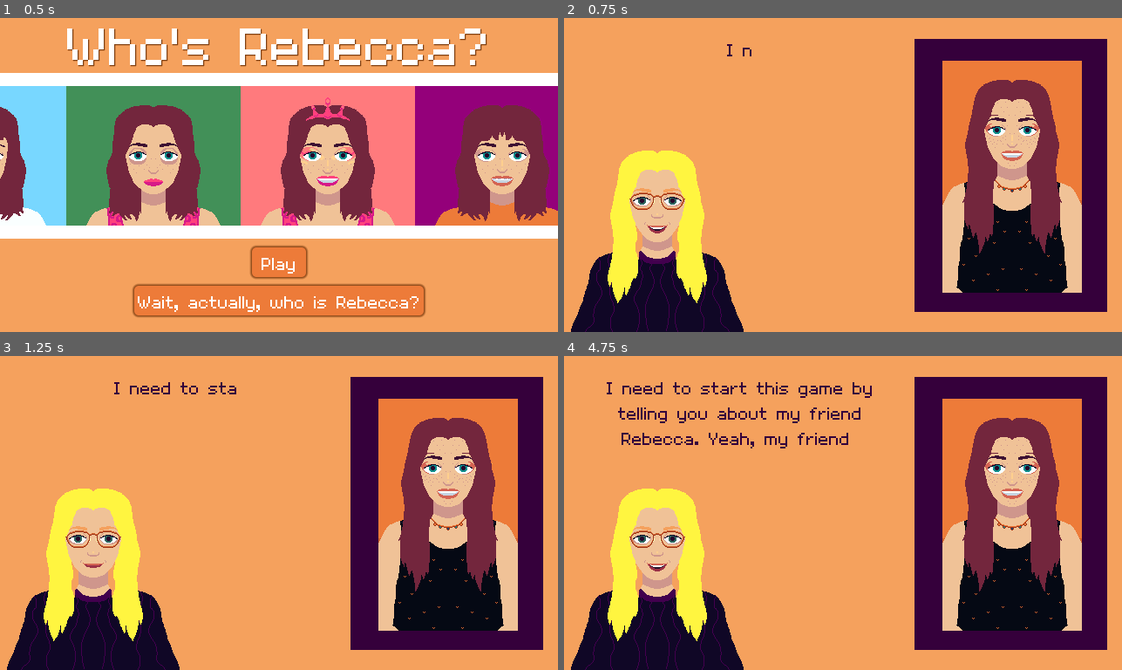
Above: before the commit, frames 1-4 (two rows, left to right).
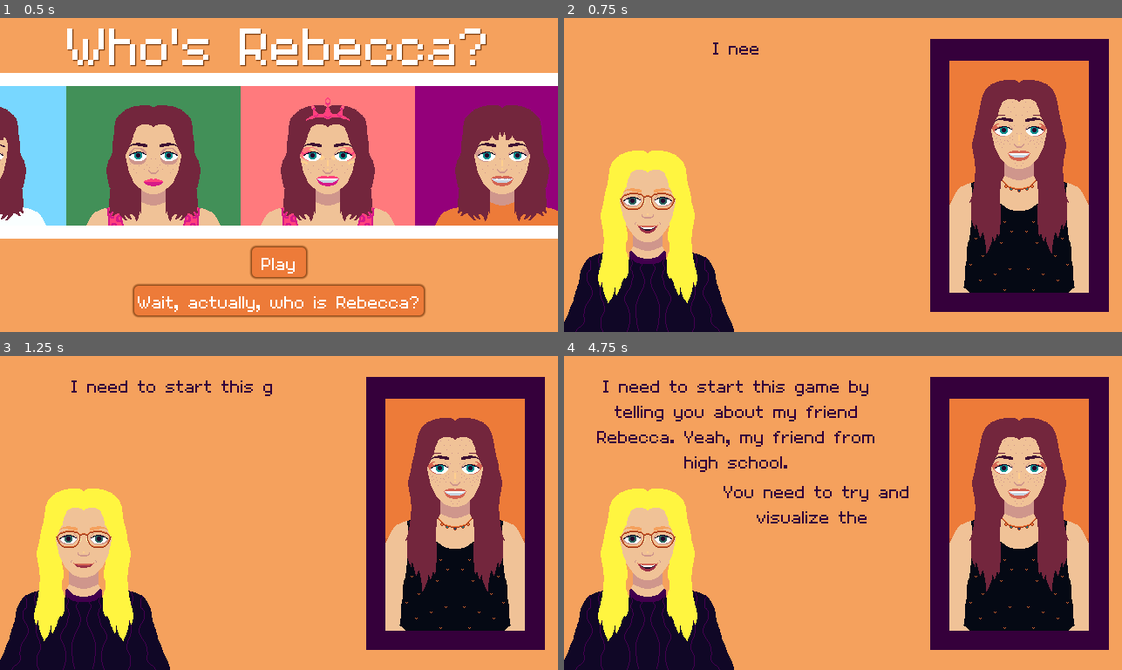
Above: after the commit, the same moments.

Repository: jadicodes/whos-rebecca
Game: Godot game, scene res://main/main.tscn
Two runs of this game, one before a commit and one after it. Both use one fixed random seed, a clock stepped at 60 frames per second and the inputs below.
Inputs:
- Up to frame 1 (0.5 s): no input
- Up to frame 2 (0.75 s): click "Play" at 0.5 s
- Up to frame 3 (1.25 s): no input
- Up to frame 4 (4.75 s): no input

Frame 1 is identical in both runs. In frame 2, 14% of the frame differs, in the area x 0-98%, y 6-100%; in frame 3, 14%; in frame 4, 17%.

Commit message:
Reformat notebook

Diff:
--- a/project/character_select/character_select.tscn
+++ b/project/character_select/character_select.tscn
@@ -10,7 +10,7 @@
 
 [sub_resource type="Animation" id="Animation_ur1bu"]
 resource_name = "text1"
-length = 5.0
+length = 3.0
 tracks/0/type = "value"
 tracks/0/imported = false
 tracks/0/enabled = true
@@ -18,7 +18,7 @@
 tracks/0/interp = 1
 tracks/0/loop_wrap = true
 tracks/0/keys = {
-"times": PackedFloat32Array(0, 5),
+"times": PackedFloat32Array(0, 3),
 "transitions": PackedFloat32Array(1, 1),
 "update": 0,
 "values": [0.0, 1.0]
@@ -47,7 +47,7 @@
 
 [sub_resource type="Animation" id="Animation_g3f5k"]
 resource_name = "text2"
-length = 3.0
+length = 3.5
 tracks/0/type = "value"
 tracks/0/imported = false
 tracks/0/enabled = true
@@ -55,7 +55,7 @@
 tracks/0/interp = 1
 tracks/0/loop_wrap = true
 tracks/0/keys = {
-"times": PackedFloat32Array(0, 3),
+"times": PackedFloat32Array(0, 3.5),
 "transitions": PackedFloat32Array(1, 1),
 "update": 0,
 "values": [0.0, 1.0]
@@ -144,10 +144,10 @@
 anchors_preset = 5
 anchor_left = 0.5
 anchor_right = 0.5
-offset_left = -295.0
-offset_top = 22.0
-offset_right = 59.0
-offset_bottom = 135.0
+offset_left = -299.0
+offset_top = 20.0
+offset_right = 55.0
+offset_bottom = 133.0
 grow_horizontal = 2
 theme_override_colors/font_color = Color(0.207843, 0, 0.231373, 1)
 theme_override_font_sizes/font_size = 32
@@ -162,14 +162,14 @@
 anchors_preset = 5
 anchor_left = 0.5
 anchor_right = 0.5
-offset_left = -159.0
-offset_top = 212.0
-offset_right = 81.0
-offset_bottom = 325.0
+offset_left = -150.0
+offset_top = 141.0
+offset_right = 90.0
+offset_bottom = 312.0
 grow_horizontal = 2
 theme_override_colors/font_color = Color(0.207843, 0, 0.231373, 1)
 theme_override_font_sizes/font_size = 32
-text = "There was this one time that she..."
+text = "You need to try and visualize the Rebecca that I'm talking about. It's the only way the story makes sense."
 horizontal_alignment = 1
 autowrap_mode = 3
 visible_characters = 0
@@ -182,9 +182,9 @@
 anchor_top = 0.5
 anchor_right = 1.0
 anchor_bottom = 0.5
-offset_left = -238.0
+offset_left = -220.0
 offset_top = -156.0
-offset_right = 113.0
+offset_right = 105.0
 offset_bottom = 159.0
 grow_horizontal = 0
 grow_vertical = 2
@@ -214,15 +214,15 @@
 text = "Go on..."
 
 [node name="TalkingJadi" type="AnimatedSprite2D" parent="."]
-position = Vector2(107, 245)
+position = Vector2(96, 245)
 sprite_frames = SubResource("SpriteFrames_j3cpn")
 speed_scale = 2.0
 
 [node name="Rebecca" type="TextureRect" parent="."]
 layout_mode = 0
-offset_left = 434.0
+offset_left = 442.0
 offset_top = 49.0
-offset_right = 594.0
+offset_right = 602.0
 offset_bottom = 315.0
 texture = ExtResource("2_hmcdi")
 
--- a/project/game/game.tscn
+++ b/project/game/game.tscn
@@ -112,10 +112,10 @@
 anchors_preset = 0
 anchor_right = 0.0
 anchor_bottom = 0.0
-offset_left = 465.0
-offset_top = -19.0
-offset_right = 465.0
-offset_bottom = -19.0
+offset_left = 468.0
+offset_top = 26.0
+offset_right = 468.0
+offset_bottom = 26.0
 grow_horizontal = 1
 grow_vertical = 1
 
--- a/project/game/textbox/textbox.tscn
+++ b/project/game/textbox/textbox.tscn
@@ -22,12 +22,12 @@
 [node name="Label" type="Label" parent="TextureRect"]
 custom_minimum_size = Vector2(100, 0)
 layout_mode = 2
-offset_left = -2.0
-offset_top = 215.0
-offset_right = 155.0
-offset_bottom = 270.0
+offset_left = -1.0
+offset_top = -34.0
+offset_right = 156.0
+offset_bottom = 21.0
 theme_override_font_sizes/font_size = 32
-text = "I mean, can you picture it?"
+text = "Rebecca had..."
 horizontal_alignment = 1
 autowrap_mode = 3
 
--- a/project/resources/rebecca1.tres
+++ b/project/resources/rebecca1.tres
@@ -6,4 +6,4 @@
 [resource]
 script = ExtResource("1_g5ada")
 portrait = ExtResource("1_tvhy0")
-traits = Array[String](["Wore the sweater from When Harry Met Sally.", "Actually got a good amount of sleep that night.", "Let her intrusive hair thoughts win."])
+traits = Array[String](["been wearing the sweater from When Harry Met Sally.", "actually gotten a good amount of sleep that night.", "let her intrusive hair thoughts win."])
--- a/project/resources/rebecca2.tres
+++ b/project/resources/rebecca2.tres
@@ -6,4 +6,4 @@
 [resource]
 script = ExtResource("1_s3k8i")
 portrait = ExtResource("1_3w0bu")
-traits = Array[String](["Had just gotten off the night shift.", "Fought off her intrusive hair thoughts.", "Decided to go out that night."])
+traits = Array[String](["just gotten off the night shift.", "been fighting off her intrusive hair thoughts for a while now.", "decided she wanted to go out that night... and dressed for it."])
--- a/project/resources/rebecca3.tres
+++ b/project/resources/rebecca3.tres
@@ -6,4 +6,4 @@
 [resource]
 script = ExtResource("1_bn8al")
 portrait = ExtResource("1_i0ly0")
-traits = Array[String](["Had a blast at a concert.", "Was rumored to be in a lesbian relationship with her best friend (they went to pride together).", "Let her friend do her makeup... and it slayed."])
+traits = Array[String](["just had a blast at a concert.", "been rumored to be in a lesbian relationship with her best friend (they went to pride together).", "let her friend do her makeup... and it slayed."])
--- a/project/resources/rebecca4.tres
+++ b/project/resources/rebecca4.tres
@@ -6,4 +6,4 @@
 [resource]
 script = ExtResource("1_udl3q")
 portrait = ExtResource("1_q4wst")
-traits = Array[String](["Had let her intrusive hair thoughts win.", "Decided to go through braces again.", "Was ready for fall in a fall-colored sweater."])
+traits = Array[String](["let her intrusive hair thoughts win.", "decided to go through braces again.", "was ready for fall in a fall-colored sweater."])
--- a/project/resources/rebecca5.tres
+++ b/project/resources/rebecca5.tres
@@ -6,4 +6,4 @@
 [resource]
 script = ExtResource("1_cad1u")
 portrait = ExtResource("1_qhctw")
-traits = Array[String](["Had fun at a concert.", "Wore enough sunscreen (for once).", "Made the whole place *shimmer*."])
+traits = Array[String](["just had so much fun at a concert.", "actually worn enough sunscreen (for once).", "definitely made the whole place *shimmer*."])
--- a/project/resources/rebecca6.tres
+++ b/project/resources/rebecca6.tres
@@ -6,4 +6,4 @@
 [resource]
 script = ExtResource("1_a6i0m")
 portrait = ExtResource("1_vdfyx")
-traits = Array[String](["Had fun at a concert with her bestie.", "Has gotten a lot of sun.", "Was within, like, 20 feet of her favorite singer."])
+traits = Array[String](["just had a blast at a concert with her bestie.", "gotten a LOT of sun.", "been within, like, 20 feet of her favorite singer."])
--- a/project/resources/rebecca7.tres
+++ b/project/resources/rebecca7.tres
@@ -6,4 +6,4 @@
 [resource]
 script = ExtResource("1_57c8o")
 portrait = ExtResource("1_6qdpt")
-traits = Array[String](["Had just gotten off a night shift.", "Was wearing the sweater from When Harry Met Sally.", "Needed a haircut, possibly with bangs this time...."])
+traits = Array[String](["just gotten off a night shift.", "been wearing the sweater from When Harry Met Sally.", "needed a haircut, possibly with bangs this time...."])
